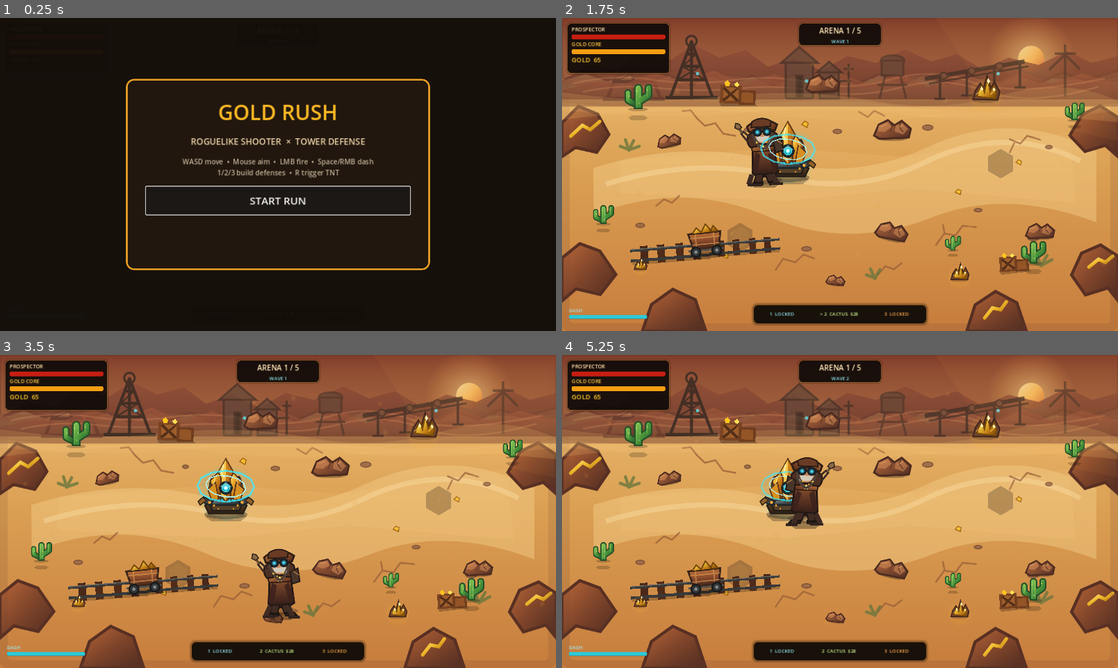
Above: before the commit, frames 1-4 (two rows, left to right).
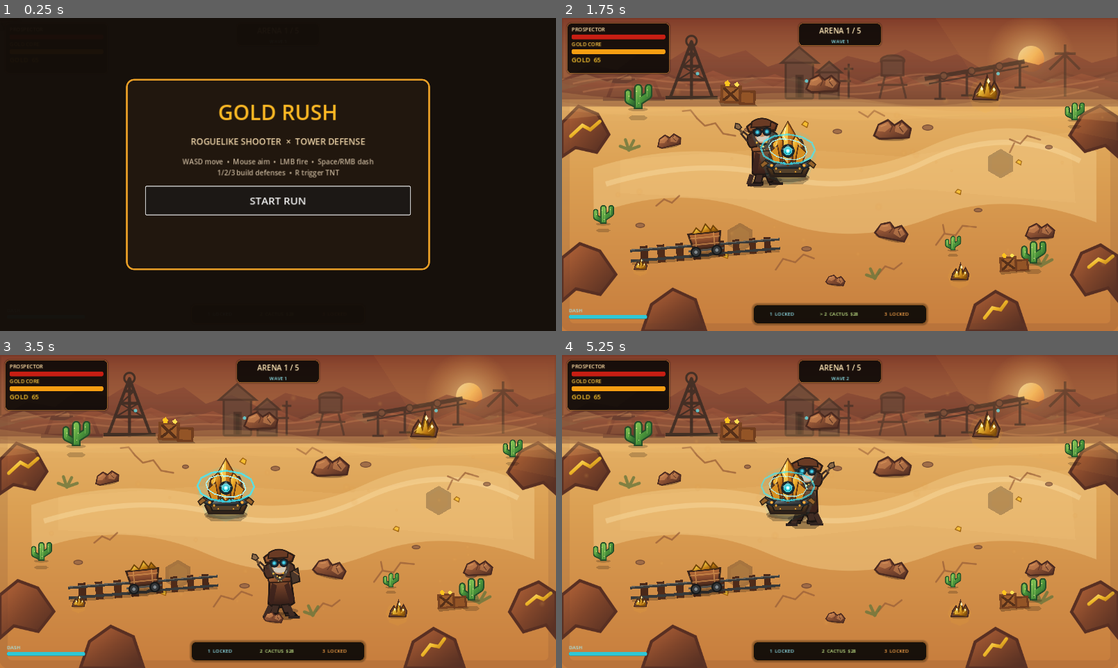
Above: after the commit, the same moments.

Repository: motomotoo1997-art/monster-quest
Game: Godot game, scene res://scenes/main/Main.tscn
Same seed, same stepped clock (60 frames per second), same inputs: the game is played once before the commit and once after it.
Inputs (mouse positions are in pixels of both pictures, inside the frame that each line leads up to):
- Up to frame 1 (0.25 s): no input
- Up to frame 2 (1.75 s): click "START RUN" at 0.5 s; tap Enter at 1.25 s; move the mouse to (962, 158) at 1.27 s; hold D (move_right) from 1.28 s (still down); tap E (ability_e) at 1.35 s
- Up to frame 3 (3.5 s): move the mouse to (166, 527) at 2.02 s; release D (move_right) at 2.03 s; hold S (move_down) 2.03-2.78 s; tap Q (ability_q) at 2.1 s; move the mouse to (333, 442) at 2.77 s; hold D (move_right) from 2.78 s (still down); tap R (ability_r) at 2.85 s
- Up to frame 4 (5.25 s): move the mouse to (812, 574) at 3.52 s; release D (move_right) at 3.53 s; hold W (move_up) 3.53-4.28 s; tap 1 (build_1) at 3.6 s; move the mouse to (1006, 558) at 4.27 s; hold A (move_left) from 4.28 s (still down); tap 2 (build_2) at 4.35 s; move the mouse to (673, 464) at 5.02 s; tap 3 (build_3) at 5.1 s

The runs differ from the first frame. In frame 2, 0.2% of the frame differs, in the area x 35-40%, y 37-50%; in frame 3, less than 0.1%; in frame 4, 0.4%, in the area x 40-46%, y 34-50%.

Commit message:
rendering: put Prospector on active arena ground sort layer

Diff:
--- a/gold-rush-roguelike/scripts/player/prospector.gd
+++ b/gold-rush-roguelike/scripts/player/prospector.gd
@@ -38,6 +38,8 @@
 
 
 func _ready() -> void:
+	# Ground actor render order is owned by the active arena Y-sort hierarchy.
+	z_index = 0
 	health_component.died.connect(_on_health_died)
 	health_component.health_changed.connect(_on_health_changed)
 	hurtbox_component.knockback_requested.connect(_on_knockback_requested)
